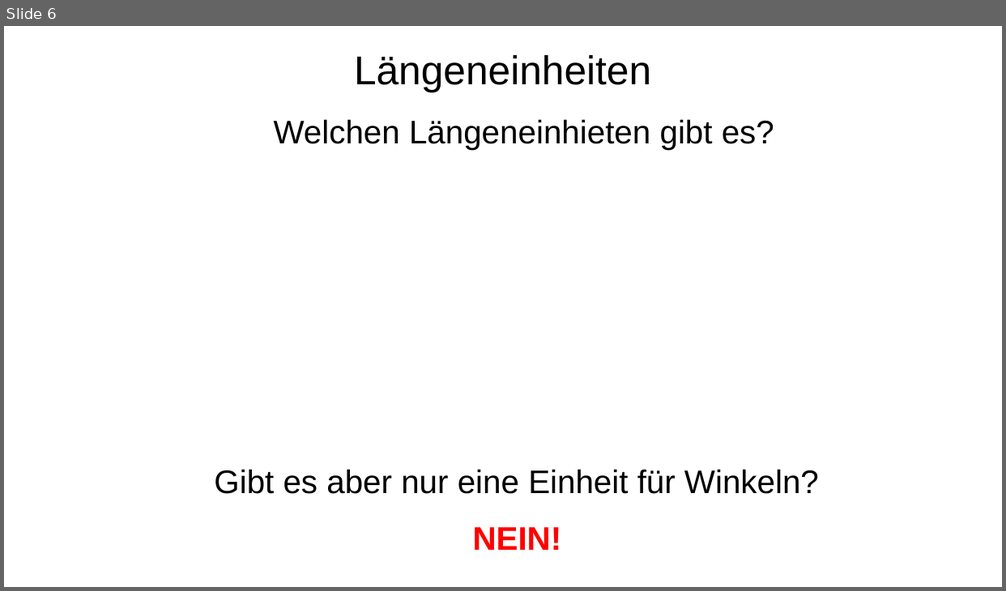
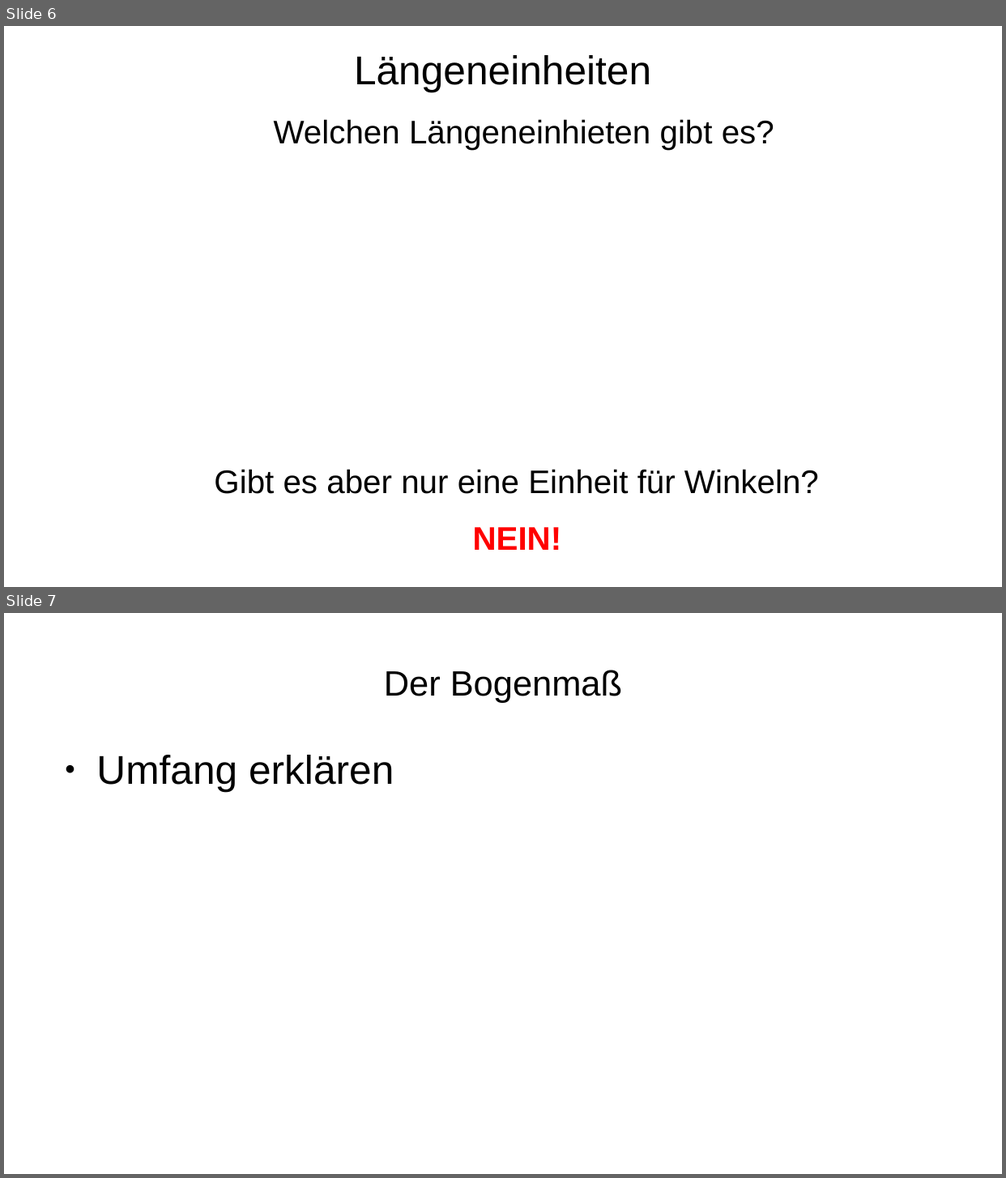
Before and after one commit to bearums/teaching, a slide deck: B5/Mathe/2024/D12/Sinus_funktion/02/pres.odp. Shown one above the other, each under a label of ours: slide 6 before the commit, slides 6 and 7 after it. The pictures are 1006x591 and 1006x1178 pixels, drawn with LibreOffice and Linux fonts; fonts in the diff are those of the drawing. Boxes give left, top, right and bottom in pixels: in the first picture for what was removed or moved away, otherwise in the second. Text is boxed around its words. In the diff, an @@ line names an element or a change of style, - is before the commit and + after.

```diff
--- a/B5/Mathe/2024/D12/Sinus_funktion/02/pres.odp
+++ b/B5/Mathe/2024/D12/Sinus_funktion/02/pres.odp
@@ slide 7 added at [4,613,1002,1174], background #FFFFFF @@
@@ title added at [384,670,622,703], 28 pt, text #000000 @@
+Der Bogenmaß
@@ text added at [96,755,394,792], 32 pt, text #000000 @@
+● Umfang erklären
```
Also in this commit, not shown: 4 other slides added, 1 slide removed, 2 other files.
